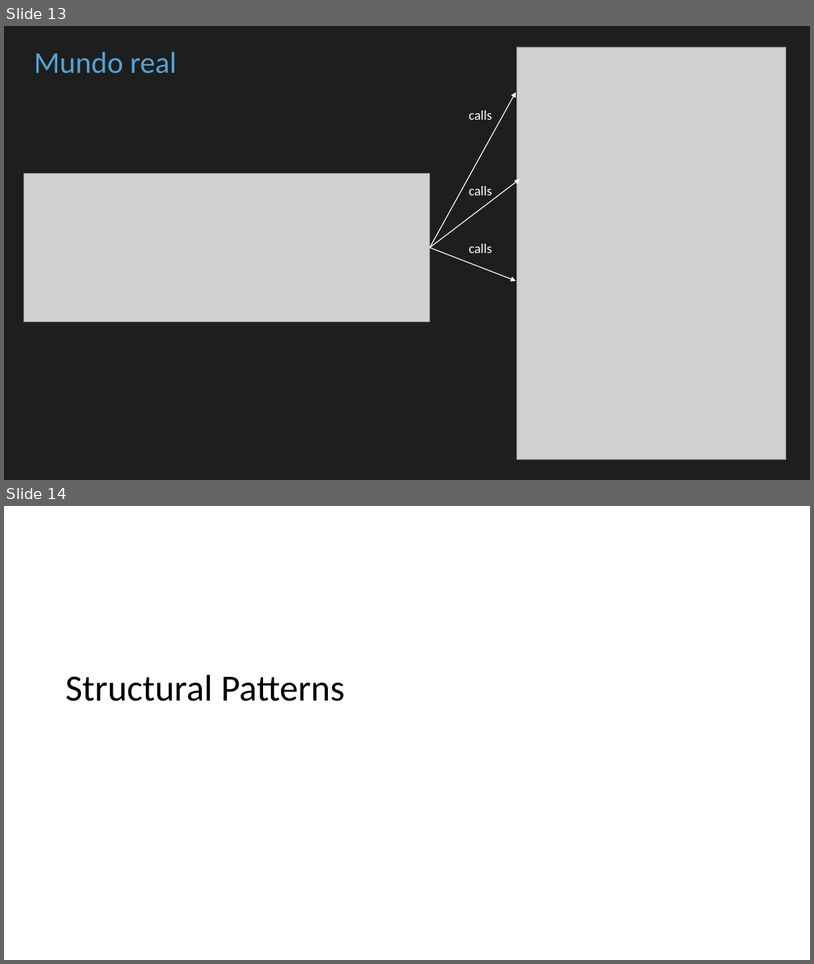
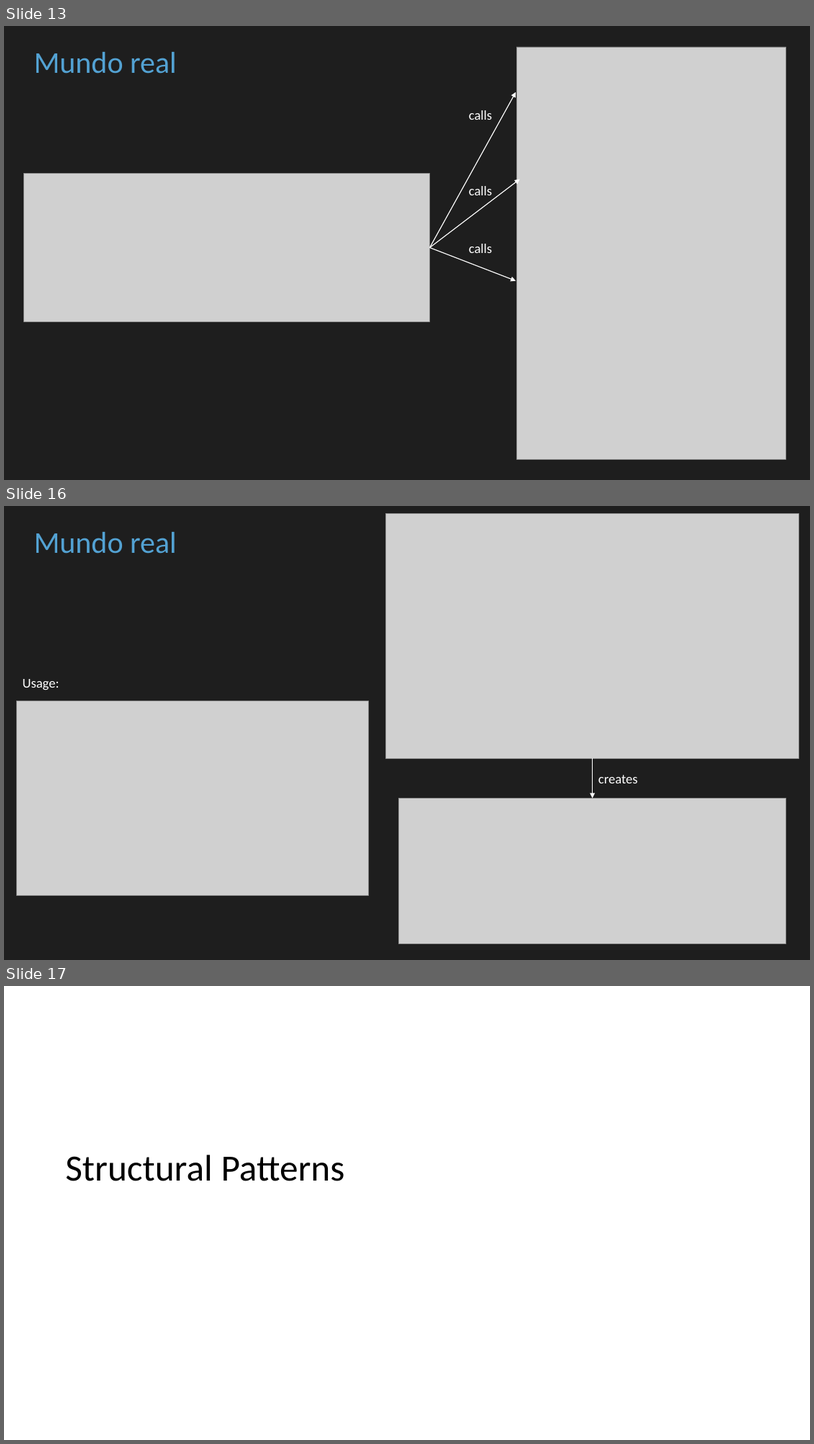
Before and after one commit to cbastos/jsdaycan2019-typescript-patterns, a slide deck: slides/Patrones de diseño con Typescript en el mundo real.pptx. Shown one above the other, each under a label of ours: slides 13 and 14 before the commit, slides 13, 16 and 17 after it; the slides between them are not shown. The pictures are 814x964 and 814x1444 pixels, drawn with LibreOffice and Linux fonts; fonts in the diff are those of the drawing; grey boxes stand for pictures. Boxes give left, top, right and bottom in pixels: in the first picture for what was removed or moved away, otherwise in the second. Text is boxed around its words. In the diff, an @@ line names an element or a change of style, - is before the commit and + after.

```diff
--- a/slides/Patrones de diseño con Typescript en el mundo real.pptx
+++ b/slides/Patrones de diseño con Typescript en el mundo real.pptx
@@ slide 16 added at <box>4,506,810,960</box>, background #1E1E1E @@
@@ picture added at <box>386,514,800,759</box> @@
@@ text added at <box>34,532,177,554</box>, 36 pt, text #53A2D3 @@
+Mundo real
@@ text added at <box>23,679,59,690</box>, 16 pt, text #FFFFFF @@
+Usage:
@@ picture added at <box>17,701,369,895</box> @@
@@ arrow added from (593, 758) to (593, 798), #FFFFFF 1 pt @@
@@ text added at <box>599,775,638,783</box>, 16 pt, text #FFFFFF @@
+creates
@@ picture added at <box>399,798,787,943</box> @@
@@ what was slide 14 is now slide 17 @@
```
Also in this commit, not shown: 2 other slides added, 3 other files.
